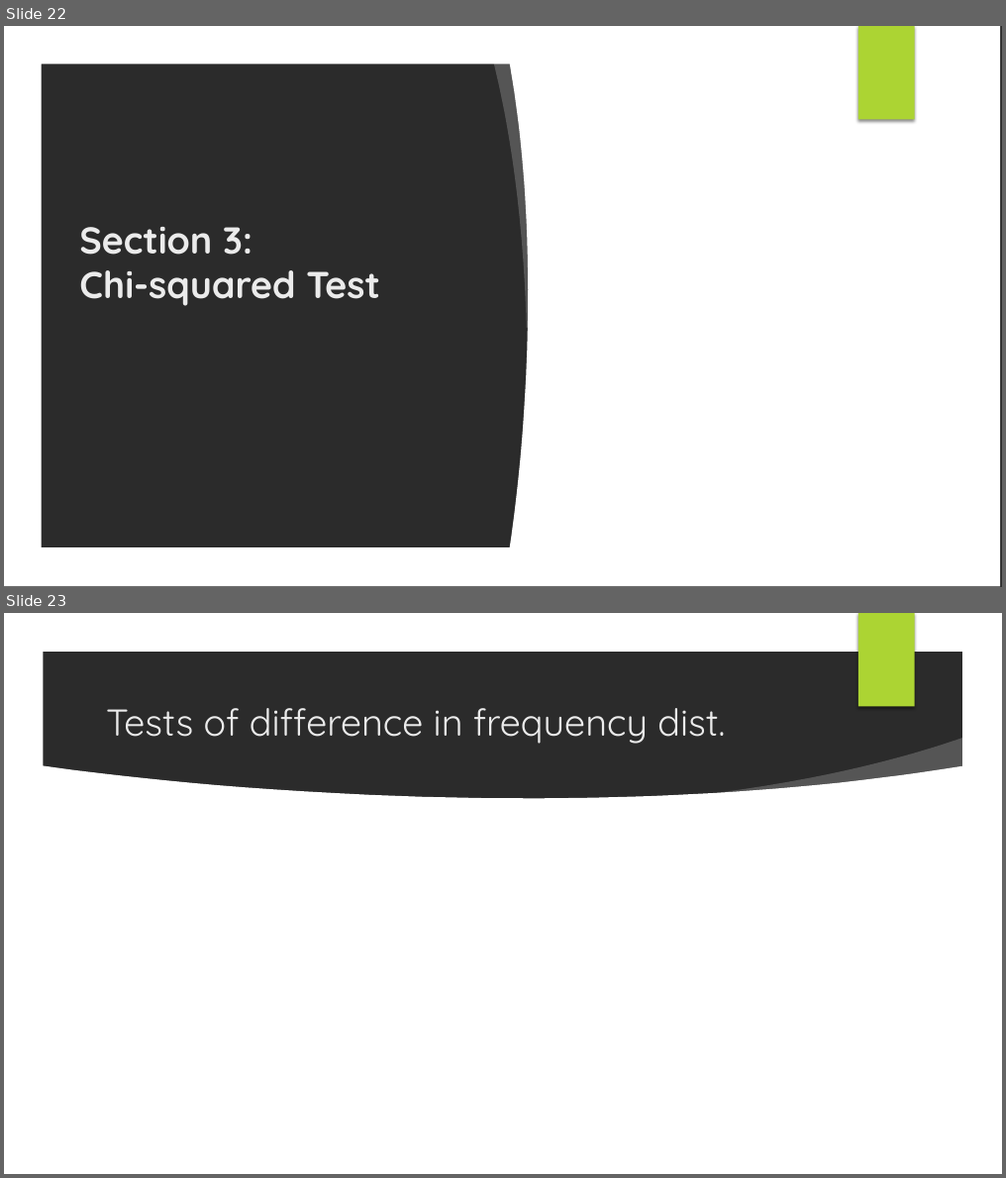
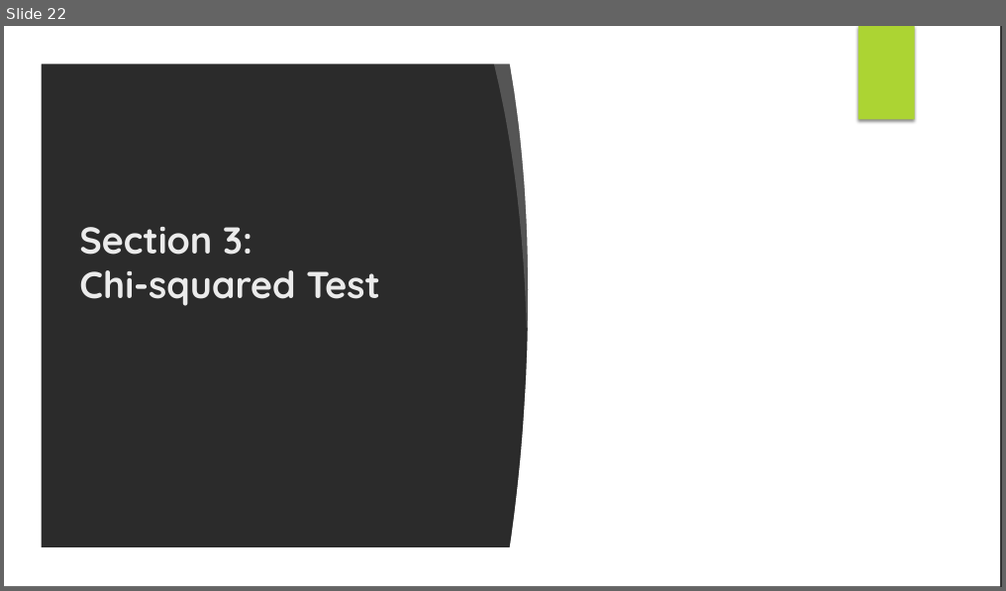
Before and after one commit to Liam-JB-Hill/CAP_pathway_Intro_to_Stats, a slide deck: docs/slides/Session3_master.pptx. Shown one above the other, each under a label of ours: slides 22 and 23 before the commit, slide 22 after it. The pictures are 1006x1178 and 1006x591 pixels, drawn with LibreOffice and Linux fonts; fonts in the diff are those of the drawing; background and template pictures are left out; a plain dark background stands for a picture behind light text. Boxes give left, top, right and bottom in pixels: in the first picture for what was removed or moved away, otherwise in the second. Text is boxed around its words. In the diff, an @@ line names an element or a change of style, - is before the commit and + after.

```diff
--- a/docs/slides/Session3_master.pptx
+++ b/docs/slides/Session3_master.pptx
@@ slide 23 removed at [4,613,1002,1174], background picture (left out); not listed: 1 template element that a slide beside it also shows @@
@@ group removed at [4,613,1002,1174]: 3 ellipses, 3 freeform shapes @@
@@ title removed at [106,708,725,744] @@
-Tests of difference in frequency dist.
```
Also in this commit, not shown: 2 slides added, 5 other files.
